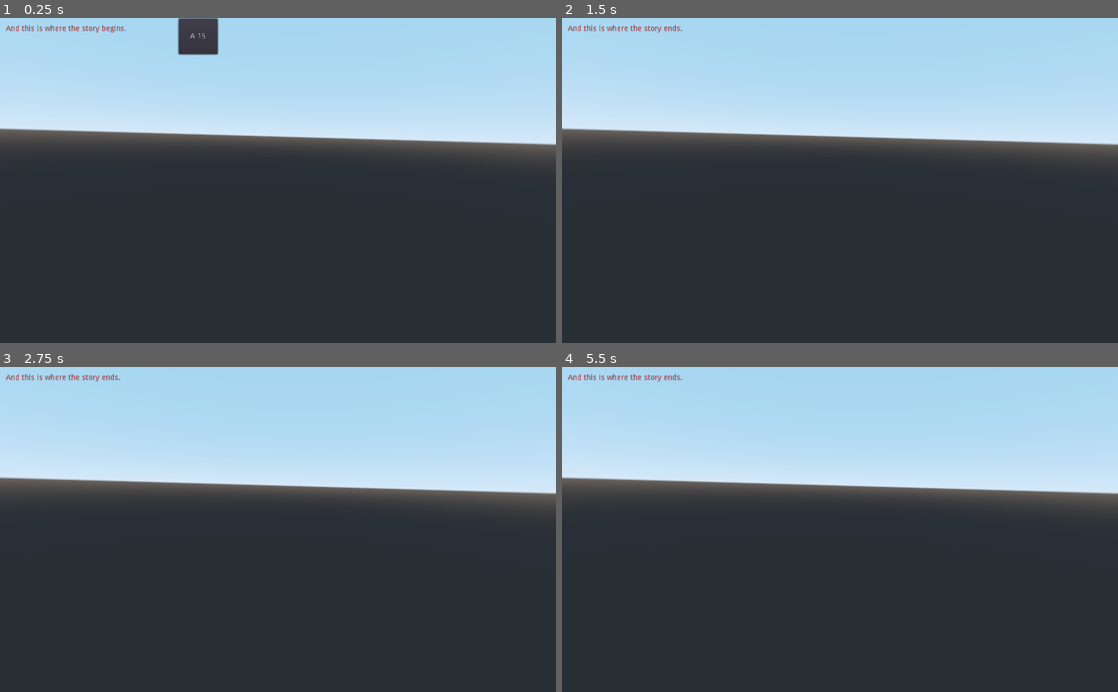
Above: before the commit, frames 1-4 (two rows, left to right).
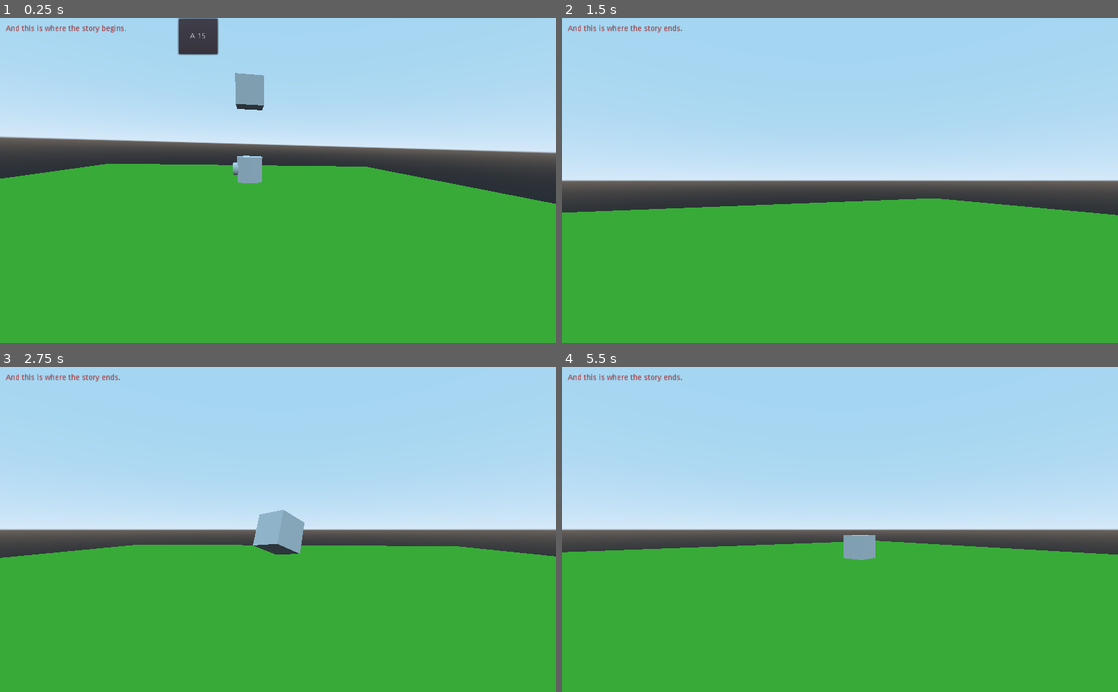
Above: after the commit, the same moments.

Repository: zenon/godot_trial
Game: Godot game, scene res://Start.tscn
Same seed, same stepped clock (60 frames per second), same inputs: the game is played once before the commit and once after it.
Inputs:
- Up to frame 1 (0.25 s): no input
- Up to frame 2 (1.5 s): click "A 30" at 0.5 s; tap Enter at 1.25 s; hold Right (ui_right) from 1.28 s (still down); hold Tab (ui_focus_next) from 1.28 s (still down)
- Up to frame 3 (2.75 s): release Right (ui_right) at 2.03 s; release Tab (ui_focus_next) at 2.03 s; hold Down (ui_down) from 2.03 s (still down); tap Tab (ui_focus_next) at 2.1 s
- Up to frame 4 (5.5 s): release Down (ui_down) at 2.78 s; hold Right (ui_right) 2.78-3.53 s; hold Tab (ui_focus_next) 2.78-3.53 s; hold Up (ui_up) 3.53-4.28 s; tap Tab (ui_focus_next) at 3.6, 5.1 s; hold Tab (ui_focus_next) 4.28-5.03 s; hold Left (ui_left) from 4.28 s (still down)

The runs differ from the first frame. In frame 1, 57% of the frame differs, in the area x 0-100%, y 16-100%; in frame 2, 63%; in frame 3, 66%; in frame 4, 66%, in the area x 0-100%, y 29-100%.

Commit message:
A player and a block.

Diff:
--- /dev/null
+++ b/Player.gd
@@ -0,0 +1,17 @@
+extends KinematicBody
+
+class_name Player # why needed?
+
+export var hspeed : float = 20.0
+export var rspeed : float = 2.0
+
+func _ready():
+	pass
+
+func _physics_process(delta : float) -> void:
+	var dz : float = Input.get_action_strength("ui_up") - Input.get_action_strength("ui_down")
+	var da : float = Input.get_action_strength("ui_left") - Input.get_action_strength("ui_right")
+	rotation.y += da*rspeed * delta
+	var direction : Vector3 = Vector3(0,0,1).rotated(Vector3(0,1,0), rotation.y)
+	var motion : Vector3 = direction * dz * hspeed * delta
+	move_and_collide(motion)
--- a/Start.tscn
+++ b/Start.tscn
@@ -1,13 +1,38 @@
-[gd_scene load_steps=3 format=2]
+[gd_scene load_steps=14 format=2]
 
 [ext_resource path="res://TheButtonScript.gd" type="Script" id=1]
 [ext_resource path="res://StartScreenScript.gd" type="Script" id=2]
+[ext_resource path="res://Player.gd" type="Script" id=3]
+
+[sub_resource type="CylinderShape" id=3]
+
+[sub_resource type="CylinderMesh" id=4]
+
+[sub_resource type="Skin" id=5]
+
+[sub_resource type="CylinderMesh" id=6]
+
+[sub_resource type="PhysicsMaterial" id=8]
+rough = true
+
+[sub_resource type="BoxShape" id=7]
+
+[sub_resource type="CubeMesh" id=9]
+
+[sub_resource type="BoxShape" id=10]
+
+[sub_resource type="CubeMesh" id=1]
+size = Vector3( 1, 1, 1 )
+
+[sub_resource type="SpatialMaterial" id=2]
+albedo_color = Color( 0.34902, 0.811765, 0.219608, 1 )
 
 [node name="Spatial" type="Spatial"]
 script = ExtResource( 2 )
 
 [node name="Camera" type="Camera" parent="."]
-transform = Transform( 0.144871, -0.18853, 0.971323, 0.0278112, 0.982067, 0.186467, -0.98906, -1.88323e-09, 0.147516, 2.37823, 0, 0 )
+transform = Transform( 0.144871, -0.18853, 0.971323, 0.0278112, 0.982067, 0.186467, -0.98906, -6.59137e-08, 0.147516, 15.3782, 6, 0 )
+fov = 81.5625
 
 [node name="ALabel" type="Label" parent="."]
 anchor_left = 0.011
@@ -32,5 +57,47 @@
 __meta__ = {
 "_edit_use_anchors_": false
 }
+
+[node name="Player" type="KinematicBody" parent="."]
+transform = Transform( 1, 0, 0, 0, 1, 0, 0, 0, 1, 0, 4, 0 )
+script = ExtResource( 3 )
+
+[node name="CollisionShape" type="CollisionShape" parent="Player"]
+shape = SubResource( 3 )
+
+[node name="MeshInstance" type="MeshInstance" parent="Player"]
+mesh = SubResource( 4 )
+skin = SubResource( 5 )
+material/0 = null
+
+[node name="Nose" type="MeshInstance" parent="Player"]
+transform = Transform( 0.5, 0, 0, 0, -1.62921e-07, -0.5, 0, 1, -8.14603e-08, 0, 0, 0.3 )
+mesh = SubResource( 6 )
+material/0 = null
+
+[node name="Camera" type="Camera" parent="Player"]
+transform = Transform( -1, 0, -3.25841e-07, 0, 1, 0, 3.25841e-07, 0, -1, 0, 0, 0 )
+
+[node name="RigidBody" type="RigidBody" parent="."]
+transform = Transform( 1, 0, 0, 0, 1, 0, 0, 0, 1, 0, 10, 0 )
+physics_material_override = SubResource( 8 )
+
+[node name="CollisionShape" type="CollisionShape" parent="RigidBody"]
+shape = SubResource( 7 )
+
+[node name="MeshInstance" type="MeshInstance" parent="RigidBody"]
+mesh = SubResource( 9 )
+material/0 = null
+
+[node name="KinematicBody" type="KinematicBody" parent="."]
+transform = Transform( 30, 0, 0, 0, 1, 0, 0, 0, 30, 0, 0.5, 0 )
+
+[node name="CollisionShape" type="CollisionShape" parent="KinematicBody"]
+shape = SubResource( 10 )
+
+[node name="Floor" type="MeshInstance" parent="KinematicBody"]
+transform = Transform( 2, 0, 0, 0, 1, 0, 0, 0, 2, 0, 0, 0 )
+mesh = SubResource( 1 )
+material/0 = SubResource( 2 )
 [connection signal="button_down" from="TheButton" to="." method="_on_TheButton_button_down"]
 [connection signal="pressed" from="TheButton" to="TheButton" method="_on_TheButton_pressedOderSo"]
--- a/StartScreenScript.gd
+++ b/StartScreenScript.gd
@@ -5,12 +5,16 @@
 	pass # Replace with function body.
 
 
-# Called every frame. 'delta' is the elapsed time since the previous frame.
-#func _process(delta):
-#	pass
+func _process(delta):
+	if Input.get_action_strength("ui_focus_next") > 0.1:
+		$Player/Camera.make_current()
+	if Input.get_action_strength("ui_focus_prev") > 0.1:
+		$Camera.make_current()
+	pass
 
 
 func _on_TheButton_button_down():
 	print("Yeah")
-	get_node("ALabel").text = "And this is where the story ends."
-	#pass # Replace with function body.
+	# get_node("ALabel").text = "And this is where the story ends."
+	# shorter using $
+	$ALabel.text = "And this is where the story ends."
--- a/TheButtonScript.gd
+++ b/TheButtonScript.gd
@@ -9,7 +9,7 @@
 # Called every frame. 'delta' is the elapsed time since the previous frame.
 func _process(_delta):
 	a = a + 1
-	text = "A "+String(a)
+	text = "A "+str(a)
 
 func _on_TheButton_pressedOderSo():
 	hide()
--- a/project.godot
+++ b/project.godot
@@ -8,9 +8,14 @@
 
 config_version=4
 
-_global_script_classes=[  ]
+_global_script_classes=[ {
+"base": "KinematicBody",
+"class": "Player",
+"language": "GDScript",
+"path": "res://Player.gd"
+} ]
 _global_script_class_icons={
-
+"Player": ""
 }
 
 [application]
Not shown, changed: README.md
